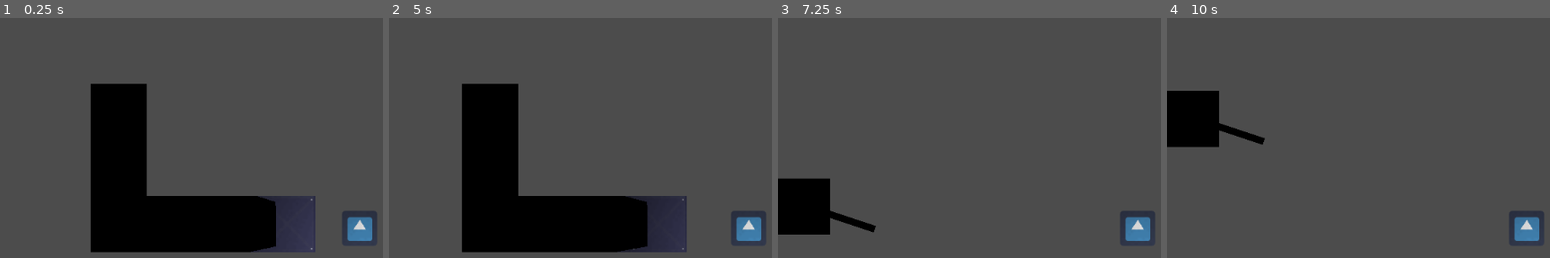
Above: before the commit, frames 1-4 (left to right).
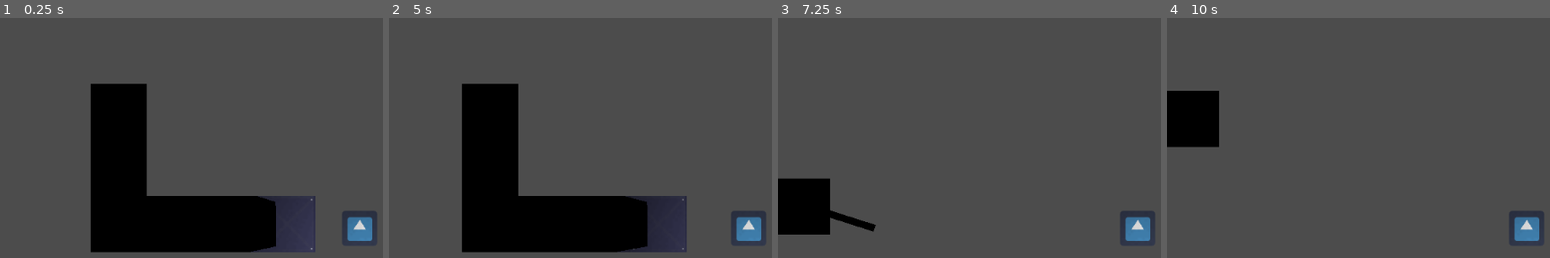
Above: after the commit, the same moments.

Repository: HasanMafatihul/ancient-horror-JAM
Game: Godot game, scene res://main.tscn
Same seed, same stepped clock (60 frames per second), same inputs: the game is played once before the commit and once after it. The project has no main scene, so this scene is started directly. The engine's default icon, where the game draws it, is replaced by a stand-in: a white triangle on a blue panel in a dark square.
Inputs (mouse positions are in pixels of both pictures, inside the frame that each line leads up to):
- Up to frame 1 (0.25 s): no input
- Up to frame 2 (5 s): tap Enter (ui_accept) at 0.5, 0.77, 1.52, 2.75, 3.02, 3.5, 3.77, 4.52 s; move the mouse to (outside the picture) at 0.52 s; hold D (right) 0.53-1.28 s; click (outside the picture) at 0.67 s; move the mouse to (603, 248) at 1.27 s; hold S (down) 1.28-2.03 s; move the mouse to (outside the picture) at 2.02 s; hold D (right) 2.03-2.78 s; move the mouse to (outside the picture) at 2.77 s; hold W (up) 2.78-3.53 s; click (outside the picture) at 2.92 s; move the mouse to (outside the picture) at 3.52 s; hold A (left) from 3.53 s (still down); move the mouse to (534, 164) at 4.27 s
- Up to frame 3 (7.25 s): move the mouse to (outside the picture) at 5.02 s; release A (left) at 5.03 s; hold S (down) 5.03-5.78 s; click (outside the picture) at 5.17 s; move the mouse to (1030, 123) at 5.77 s; hold D (right) 5.78-6.53 s; tap Enter (ui_accept) at 6.02, 6.5, 6.77 s; move the mouse to (outside the picture) at 6.52 s; hold W (up) from 6.53 s (still down)
- Up to frame 4 (10 s): move the mouse to (1381, 248) at 7.27 s; release W (up) at 7.28 s; hold D (right) 7.28-8.03 s; click (1381, 248) at 7.42 s; tap Enter (ui_accept) at 7.52, 8, 8.75, 9.02, 9.77 s; move the mouse to (outside the picture) at 8.02 s; hold S (down) 8.03-8.78 s; move the mouse to (outside the picture) at 8.77 s; hold A (left) 8.78-9.53 s; move the mouse to (outside the picture) at 9.52 s; hold W (up) from 9.53 s (still down); click (outside the picture) at 9.67 s

Frames 1-2 are identical in both runs. In frame 3, less than 0.1% of the frame differs, in the area x 14-26%, y 80-90%; in frame 4, 0.4%, in the area x 13-26%, y 43-53%.

Commit message:
Added rotation to enemy movement. Reorganization
Signed-off-by: HasanMafatihul <16521045@mahasiswa.itb.ac.id>

Diff:
--- a/main.tscn
+++ b/main.tscn
@@ -1,9 +1,8 @@
-[gd_scene load_steps=17 format=2]
+[gd_scene load_steps=16 format=2]
 
 [ext_resource path="res://assets/tileset_modern.png" type="Texture" id=1]
 [ext_resource path="res://main.gd" type="Script" id=2]
-[ext_resource path="res://icon.png" type="Texture" id=3]
-[ext_resource path="res://mc.gd" type="Script" id=4]
+[ext_resource path="res://source/enemy/monster.tscn" type="PackedScene" id=3]
 [ext_resource path="res://source/player/player.tscn" type="PackedScene" id=5]
 [ext_resource path="res://source/objects/door.tscn" type="PackedScene" id=6]
 [ext_resource path="res://nav_door.gd" type="Script" id=7]
@@ -164,16 +163,6 @@
 position = Vector2( 104, 0 )
 navpoly = SubResource( 9 )
 
-[node name="monster" type="Sprite" parent="."]
-position = Vector2( 121.016, 125.841 )
-scale = Vector2( 0.789173, 0.789173 )
-texture = ExtResource( 3 )
-script = ExtResource( 4 )
-
-[node name="RayCast2D" type="RayCast2D" parent="monster"]
-enabled = true
-cast_to = Vector2( 0, 100 )
-
 [node name="Line2D" type="Line2D" parent="."]
 
 [node name="door" parent="." instance=ExtResource( 6 )]
@@ -193,5 +182,8 @@
 [node name="player" parent="." instance=ExtResource( 5 )]
 position = Vector2( 463.38, 285.836 )
 
+[node name="monster" parent="." instance=ExtResource( 3 )]
+position = Vector2( 126, 128 )
+
 [connection signal="change_door" from="player" to="Navigation2D/nav_door" method="_on_player_change_door"]
 [connection signal="change_door" from="player" to="door" method="_on_player_change_door"]
--- a/mc.gd
+++ b/source/enemy/monster.gd
@@ -1,7 +1,7 @@
-extends Sprite
+extends KinematicBody2D
 
 var speed = 100.0
-var path :PoolVector2Array
+var path : PoolVector2Array
 var nav_2d : Navigation2D
 var target
 var line : Line2D
@@ -18,17 +18,21 @@
 	path = nav_2d.get_simple_path(global_position, target.global_position, false)
 	line.points = path
 
-	#Move
+	# Move
 	var move_distance = speed * delta
 	move_along_path(move_distance)
+	move_and_slide(Vector2(0.0, 0.0))
 
+# Movement code following path
 func move_along_path(distance : float):
 	var start_point = position
 	for i in range(path.size()):
 		var distance_to_next = start_point.distance_to(path[0])
 		if distance <= distance_to_next and distance >= 0.0:
 			position = start_point.linear_interpolate(path[0], distance / distance_to_next)
+			$sprite.rotation = get_angle_to(path[0])
 			break
 		distance -= distance_to_next
+
 		start_point = path[0]
 		path.remove(0)
--- /dev/null
+++ b/source/enemy/monster.tscn
@@ -0,0 +1,18 @@
+[gd_scene load_steps=4 format=2]
+
+[ext_resource path="res://icon.png" type="Texture" id=1]
+[ext_resource path="res://source/enemy/monster.gd" type="Script" id=2]
+
+[sub_resource type="RectangleShape2D" id=1]
+extents = Vector2( 32, 32 )
+
+[node name="monster" type="KinematicBody2D"]
+script = ExtResource( 2 )
+
+[node name="sprite" type="Sprite" parent="."]
+texture = ExtResource( 1 )
+
+[node name="collision" type="CollisionShape2D" parent="."]
+shape = SubResource( 1 )
+
+[node name="RayCast2D" type="RayCast2D" parent="."]
